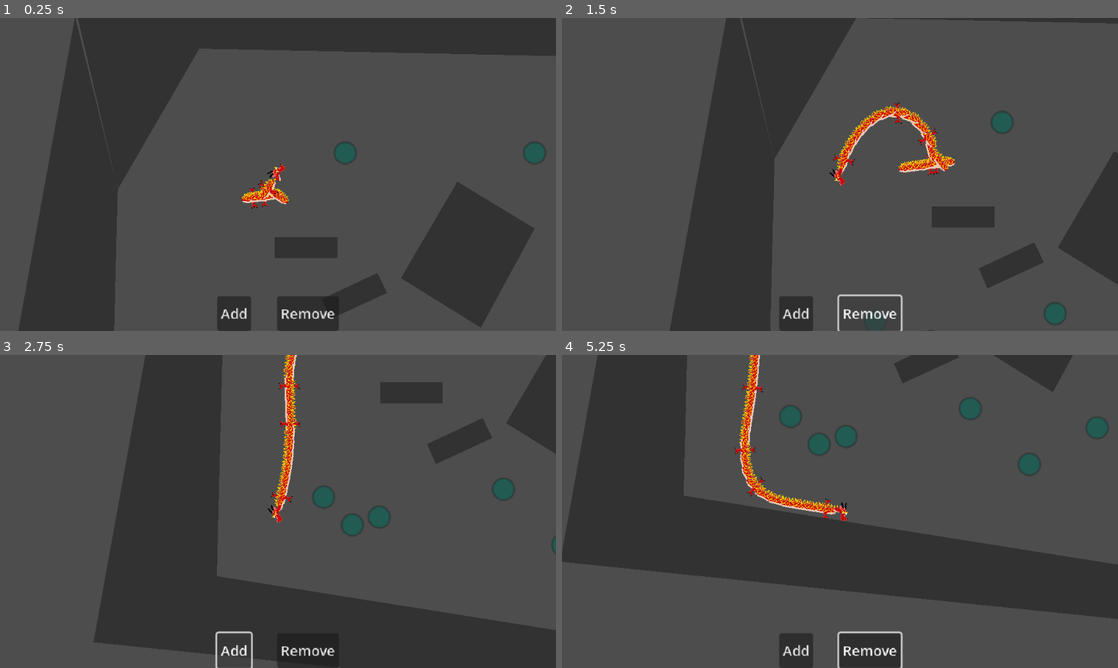
Above: before the commit, frames 1-4 (two rows, left to right).
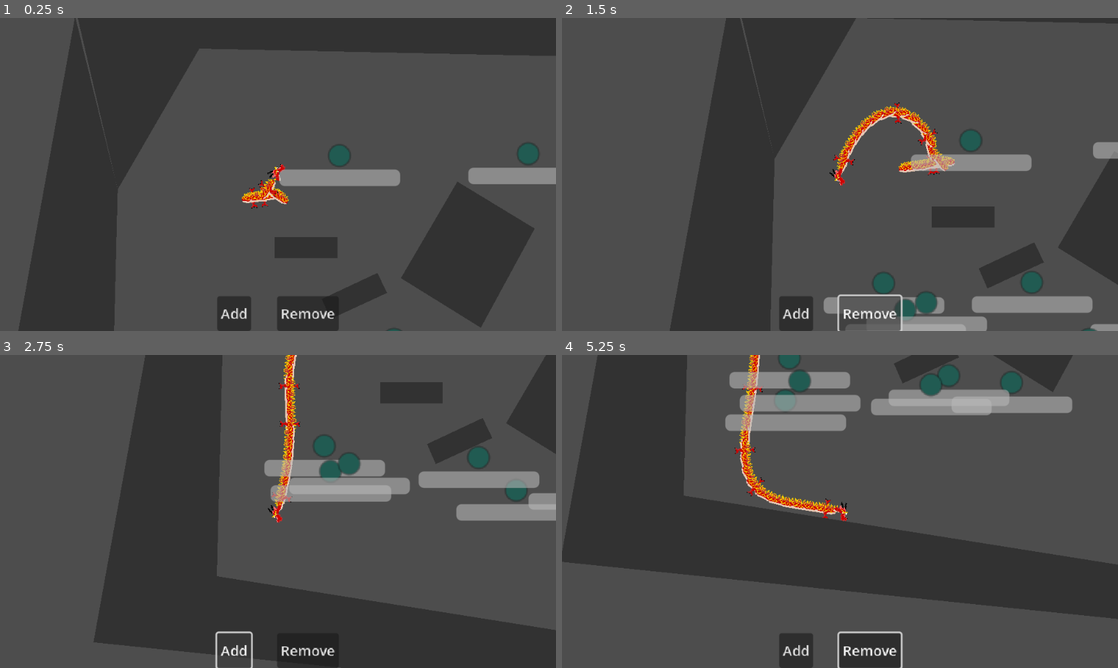
Above: after the commit, the same moments.

Repository: Steaf23/GMTK-2025
Game: Godot game, scene res://world.tscn
The game is run twice, just before and just after one commit, with the same random seed, the same clock (stepped at 60 frames per second) and the same inputs.
Inputs (mouse positions are in pixels of both pictures, inside the frame that each line leads up to):
- Up to frame 1 (0.25 s): no input
- Up to frame 2 (1.5 s): click "Add" at 0.5 s; click "Remove" at 1.25 s
- Up to frame 3 (2.75 s): click "Add" at 2 s
- Up to frame 4 (5.25 s): click "Remove" at 2.75 s; click "Add" at 3.5 s; click "Remove" at 4.25 s; move the mouse to (962, 495) at 5.02 s

The runs differ from the first frame. In frame 1, 2.4% of the frame differs, in the area x 50-100%, y 39-100%; in frame 2, 5.6%; in frame 3, 6.4%; in frame 4, 7.7%, in the area x 29-99%, y 0-39%.

Commit message:
added basic movement to warriors

Diff:
--- a/dragon/dragon.gd
+++ b/dragon/dragon.gd
@@ -15,6 +15,8 @@
 var constriction_windows: ConstrictionManager = ConstrictionManager.new()
 
 func _ready() -> void:
+	Global.dragon = self
+
 	for i in 30:
 		add_segment()
 
@@ -70,6 +72,8 @@
 
 
 func consumable_entered_mouth(consumable: Consumable) -> void:
+	if not consumable.owner.can_be_eaten:
+		return
 
 	head.is_eating = true
 	speed_mult = 0.6
@@ -85,22 +89,6 @@
 	if consumable:
 		consumable.owner.queue_free()
 	add_segment()
-
-
-
-func _draw() -> void:
-	#for b in segments():
-		#draw_circle(to_local(b.global_position), 10, Color.html("#e8c7b3"))
-		#
-	#for b in segments():
-		#draw_circle(to_local(b.global_position) + Vector2(0, 5), 10, Color.html("#cf0000"))
-	#
-	if strangle_points.is_empty():
-		return
-
-	var c = Color.DODGER_BLUE
-	c.a = 0.5
-	draw_colored_polygon(strangle_points, c)
 
 
 func _on_mouth_body_entered(body: Node2D) -> void:
--- /dev/null
+++ b/global.gd
@@ -0,0 +1,18 @@
+extends Node
+
+var dragon: Dragon = null
+
+
+func nearest_segment_or_head(to_pos: Vector2) -> Node2D:
+	if not dragon:
+		return null
+
+	var nearest = dragon.head
+	var nearest_d = dragon.head.global_position.distance_squared_to(to_pos)
+	for s in dragon.segments():
+		var new_d = s.global_position.distance_squared_to(to_pos)
+		if nearest_d > new_d:
+			nearest_d = new_d
+			nearest = s
+
+	return nearest
--- a/project.godot
+++ b/project.godot
@@ -14,6 +14,10 @@
 run/main_scene="uid://bupsu2mvx1scy"
 config/features=PackedStringArray("4.4", "GL Compatibility")
 config/icon="res://icon.svg"
+
+[autoload]
+
+Global="*res://global.gd"
 
 [display]
 
--- a/warrior.gd
+++ b/warrior/warrior.gd
@@ -2,6 +2,18 @@
 extends CharacterBody2D
 
 signal killed()
+
+@export var max_health: int = 1
+@export var can_be_eaten: bool = false
+@export var can_be_damaged: bool = true
+
+@onready var health: int = max_health:
+	set(value):
+		health = value
+		$ProgressBar.value = health
+		if health == 1:
+			can_be_eaten = true
+			can_be_damaged = false
 
 @onready var captured: bool = false:
 	set(value):
@@ -17,6 +29,9 @@
 
 
 func _ready() -> void:
+	$ProgressBar.max_value = max_health
+	$ProgressBar.value = max_health
+
 	for c in $Rays.get_children():
 		c.add_exception(self)
 
@@ -34,4 +49,11 @@
 		captured = false
 		return
 
-	killed.emit()
+	captured = false
+
+	if not can_be_damaged:
+		return
+
+	health -= 1
+	if health <= 0:
+		killed.emit()
--- a/warrior.tscn
+++ b/warrior/warrior.tscn
@@ -1,7 +1,8 @@
-[gd_scene load_steps=7 format=3 uid="uid://b7coq10u52ija"]
+[gd_scene load_steps=8 format=3 uid="uid://b7coq10u52ija"]
 
 [ext_resource type="Script" uid="uid://cc28b3oqnrpw0" path="res://consume_area.gd" id="1_bgok4"]
-[ext_resource type="Script" uid="uid://dgw8gislf8qdr" path="res://warrior.gd" id="1_pkbmn"]
+[ext_resource type="Script" uid="uid://dgw8gislf8qdr" path="res://warrior/warrior.gd" id="1_pkbmn"]
+[ext_resource type="Script" uid="uid://doyvlumnh0xjb" path="res://warrior/warrior_movement.gd" id="3_373gj"]
 
 [sub_resource type="CapsuleShape2D" id="CapsuleShape2D_dvau4"]
 
@@ -18,10 +19,11 @@
 fill_from = Vector2(0.5, 0.5)
 
 [node name="Warrior" type="CharacterBody2D"]
-collision_layer = 14
+collision_layer = 15
 collision_mask = 15
 motion_mode = 1
 script = ExtResource("1_pkbmn")
+max_health = 3
 
 [node name="CollisionShape2D" type="CollisionShape2D" parent="."]
 shape = SubResource("CapsuleShape2D_dvau4")
@@ -78,4 +80,18 @@
 [node name="Sprite2D" type="Sprite2D" parent="."]
 texture = SubResource("GradientTexture2D_373gj")
 
+[node name="ProgressBar" type="ProgressBar" parent="."]
+offset_left = -69.0
+offset_top = 16.0
+offset_right = 70.0
+offset_bottom = 35.0
+max_value = 5.0
+step = 1.0
+value = 1.0
+show_percentage = false
+
+[node name="WarriorMovement" type="Node" parent="." node_paths=PackedStringArray("warrior")]
+script = ExtResource("3_373gj")
+warrior = NodePath("..")
+
 [connection signal="timeout" from="ConstrictTimer" to="." method="_on_constrict_timer_timeout"]
--- /dev/null
+++ b/warrior/warrior_movement.gd
@@ -0,0 +1,20 @@
+class_name WarriorMovement
+extends Node
+
+@export var speed: int = 30
+
+@export var warrior: Warrior
+
+@onready var direction: Vector2 = Vector2.ZERO
+
+
+# Walks up to the nearest segment of the dragon and tries to stay about 40 px away to not get in the way
+func _physics_process(delta: float) -> void:
+	if not Global.dragon:
+		return
+
+	var segment = Global.nearest_segment_or_head(warrior.global_position)
+	var desired_position = segment.global_position + (segment.global_position.direction_to(warrior.global_position) * 40)
+	direction = warrior.global_position.direction_to(desired_position)
+	warrior.velocity = direction * speed
+	warrior.move_and_slide()
--- a/world.gd
+++ b/world.gd
@@ -20,10 +20,11 @@
 
 
 func _process(delta: float) -> void:
-	var text = ""
-	for w in dragon.constriction_windows.windows:
-		text += "Diff: %s, Start: %s, End: %s\n" % [w.start_segment - w.end_segment, w.start_segment, w.end_segment]
-	$CanvasLayer/Label.text = text
+	#var text = ""
+	#for w in dragon.constriction_windows.windows:
+		#text += "Diff: %s, Start: %s, End: %s\n" % [w.start_segment - w.end_segment, w.start_segment, w.end_segment]
+	#$CanvasLayer/Label.text = text
+	pass
 
 
 func _on_warrior_killed(warrior: Warrior) -> void:
--- a/world.tscn
+++ b/world.tscn
@@ -2,7 +2,7 @@
 
 [ext_resource type="PackedScene" uid="uid://d8o1vugqmmxy" path="res://dragon/dragon.tscn" id="1_fj7yv"]
 [ext_resource type="Script" uid="uid://ltdh8p4c31as" path="res://world.gd" id="1_tlwt5"]
-[ext_resource type="PackedScene" uid="uid://b7coq10u52ija" path="res://warrior.tscn" id="3_tlwt5"]
+[ext_resource type="PackedScene" uid="uid://b7coq10u52ija" path="res://warrior/warrior.tscn" id="3_tlwt5"]
 [ext_resource type="AudioStream" uid="uid://r7gpjshk6a70" path="res://sound/game_music.wav" id="4_aqk2v"]
 
 [sub_resource type="RectangleShape2D" id="RectangleShape2D_fj7yv"]
Not shown, added: export_presets.cfg
Not shown, added: global.gd.uid
Renamed: warrior.gd.uid -> warrior/warrior.gd.uid
Not shown, added: warrior/warrior_movement.gd.uid
